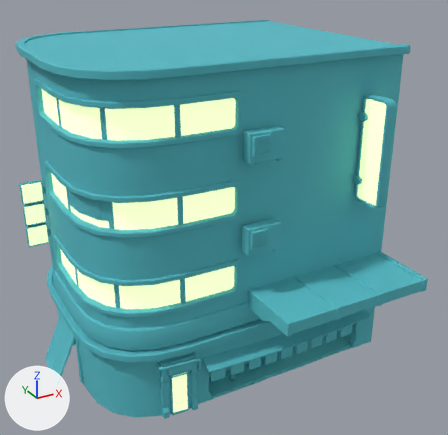
A saved change to the FBX model Ultra/Assets/Art/Environment/Mesh/Gate02/Mesh_ArenaWall_Right.FBX.
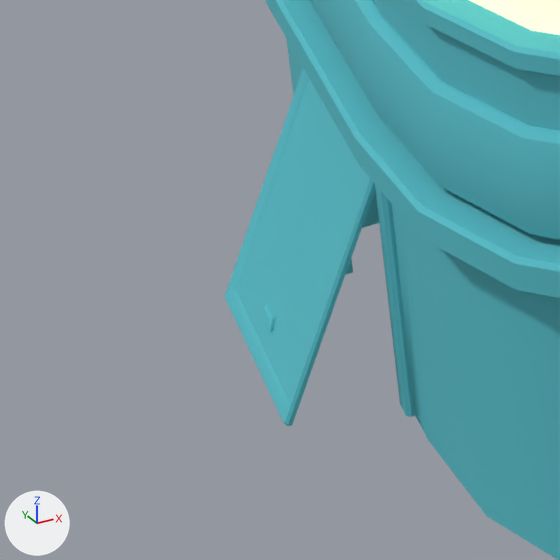
There are two pictures of each version: one whole from a 50 mm camera at (-32.9, -84.7, 67.9) aimed at (13.3, -0.8, 25.9), one close up on the part from 0% to 25% of the width and 69% to 95% of the height. The axes (+X, +Y, +Z) are drawn at lower left. The lights are the same throughout. Where no turn or scale is listed for an object, it has been applied to the vertices. Vertices at the same position are counted once.
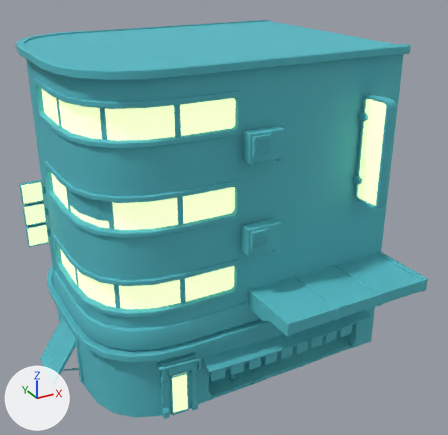
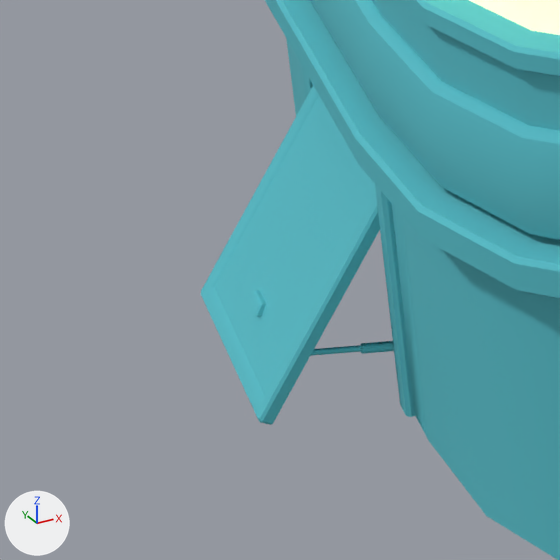
The newer file is also turned or shifted as a whole; pictures and numbers use the older file's frame.

Changed parts and their boxes [x1, y1, x2, y2] in the close-ups (560 x 560 px; the box of a moved part takes in the faces that stretch with it):
'Box001', reshaped
    before: [225, 0, 560, 560]
    after: [201, 0, 560, 560]
part 1 of me_mesh, moved or reshaped
    before: [225, 68, 375, 426]
    after: [201, 86, 380, 425]
part 2 of me_mesh, moved or reshaped
    before: [260, 304, 276, 331]
    after: [247, 290, 266, 316]
part 3 of me_mesh, added (cyan)
    after: [310, 341, 394, 356]

Edits to the bpy script that builds the scene:
```text
Change me_mesh:
    used by ob_box001; location = (0.0, 6.35, 0.0)
    remove me_mesh.from_pydata(...)  # 5890 vertices, 9807 faces; spans x -16.9..38.1, y -30.2..20.3, z -0.1..54.1
    add me_mesh.from_pydata(...)  # 5915 vertices, 9831 faces; spans x -17.7..38.1, y -30.2..20.3, z -0.1..54.1
    me_mesh part 1: the loose piece of 40 vertices spanning x -16.9..-12.6, y -4.1..4.1, z 0.5..9.8 is multiplied about its middle by the matrix ((1.645, 0.0, -0.119), (-0.062, 1.0, 0.027), (-0.582, 0.0, 1.166))
    me_mesh part 2: the loose piece of 12 vertices spanning x -16.3..-15.9, y -0.6..0.6, z 1.9..2.3 is moved by (-0.3, 0.0, 0.7)
    me_mesh part 3
    24 vertices are added at x -16.0..-11.9, y -4.0..4.1, z 2.2..3.2
    8 new vertices lie (2.2, 0.0, -0.6) away from vertices in x -16.0..-14.1, y -4.0..4.1, z 2.5..3.2
    36 new faces join them, mat_material_wall (cyan #55bcc7)
```
